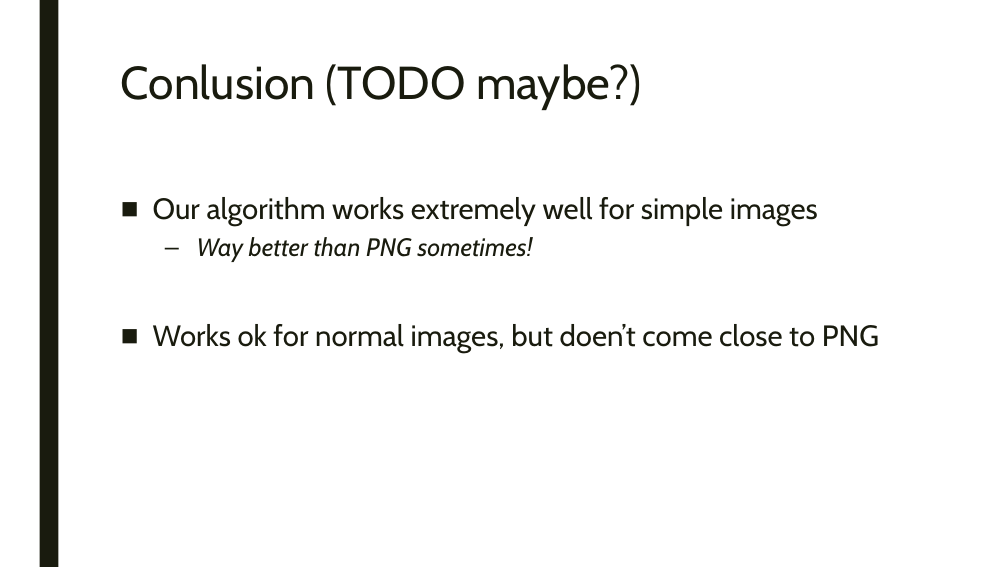
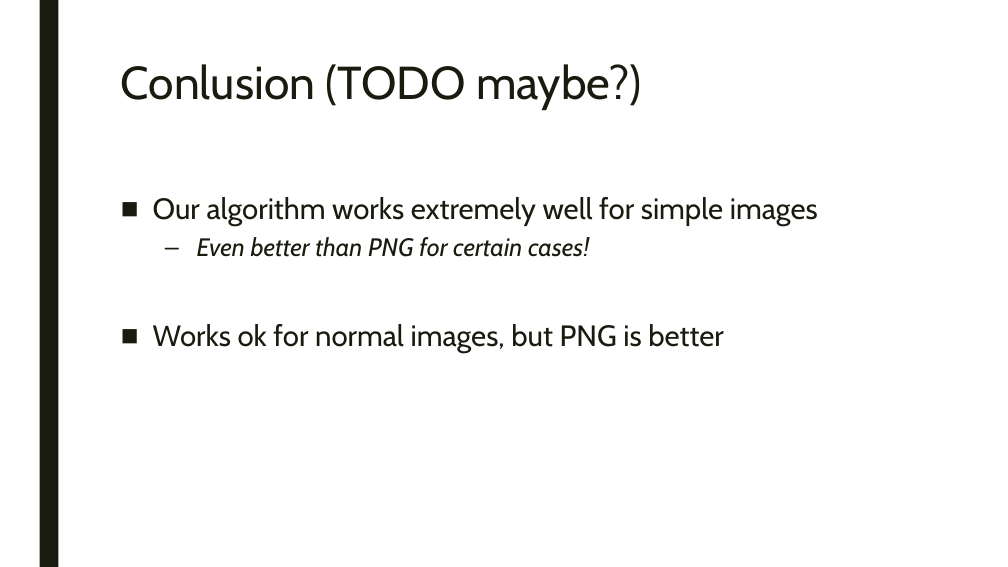
Before and after one commit to BenHorner96/CVSNU_image_compression, a slide deck: slide 12 of presentation.pptx (slide 11 before the commit). Drawn at 1008x567 pixels with LibreOffice and Linux fonts; fonts in the diff are those of the drawing. Boxes give left, top, right and bottom in pixels: in the first picture for what was removed or moved away, otherwise in the second. Text is boxed around its words. In the diff, an @@ line names an element or a change of style, - is before the commit and + after.

```diff
--- a/presentation.pptx
+++ b/presentation.pptx
@@ text at [153,237,723,353]: text changed @@
-  – Way better than PNG sometimes!
-■ Works ok for normal images, but doen’t come close to PNG
+  – Even better than PNG for certain cases!
+■ Works ok for normal images, but PNG is better
```
Also in this commit, not shown: 1 slide added.
